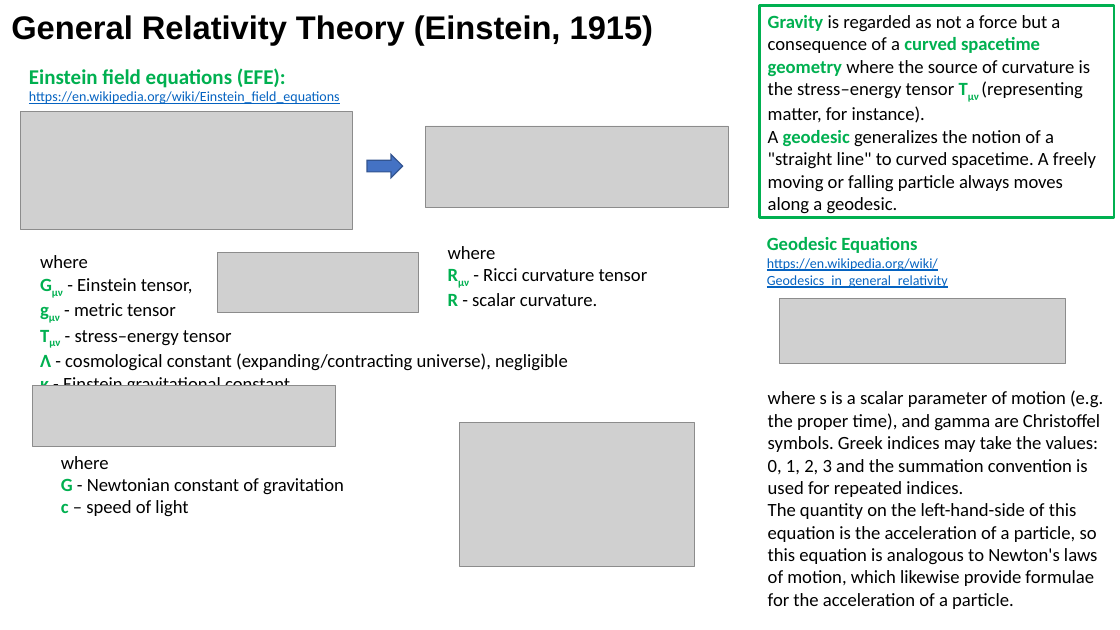
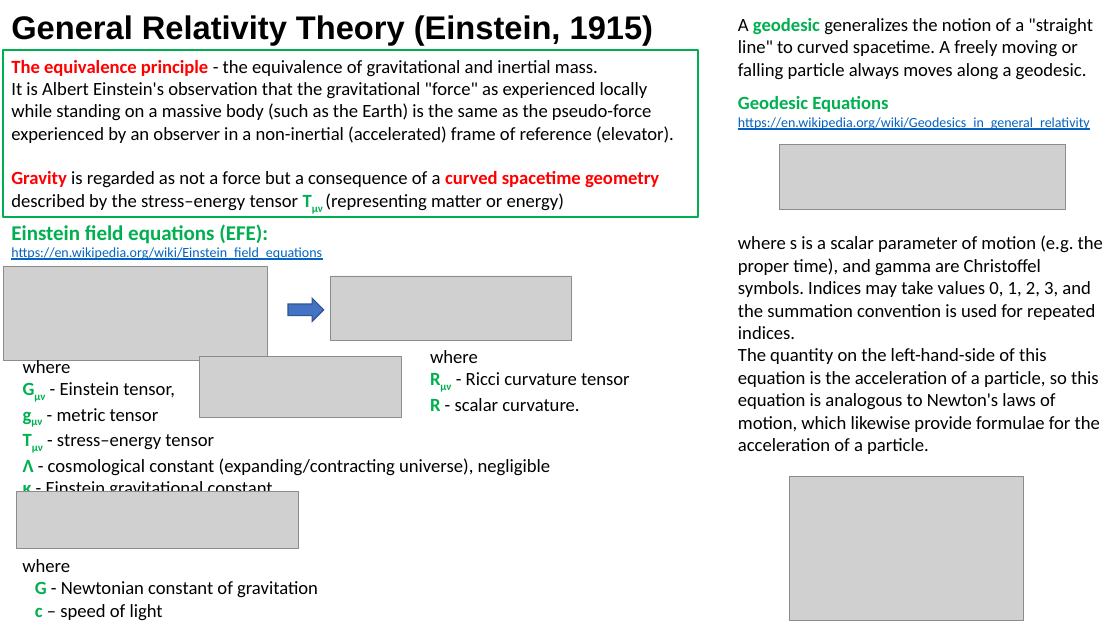
Before and after one commit to lselector/misc, a slide deck: slide 2 of Relativity.pptx. Drawn at 1120x630 pixels with LibreOffice and Linux fonts; fonts in the diff are those of the drawing; grey boxes stand for pictures. Boxes give left, top, right and bottom in pixels: in the first picture for what was removed or moved away, otherwise in the second. Text is boxed around its words. In the diff, an @@ line names an element or a change of style, - is before the commit and + after.

```diff
--- a/Relativity.pptx
+++ b/Relativity.pptx
@@ text "A geodesic generalizes the notion ...": place and size @@
-text "A geodesic generalizes the notion ..." at [767,237,948,288]
+text "A geodesic generalizes the notion ..." at [738,18,1093,130]
@@ text at [738,18,1093,80]: paragraph added @@
+A geodesic generalizes the notion of a "straight line" to curved spacetime. A freely moving or falling particle always moves along a geodesic.
@@ rectangle "The equivalence principle - the ...": place and size @@
-rectangle "The equivalence principle - the ..." at [760,6,1114,218]
+rectangle "The equivalence principle - the ..." at [3,50,699,218]
@@ text in rectangle at [11,60,674,211]: text changed @@
-Gravity is regarded as not a force but a consequence of a curved spacetime geometry where the source of curvature is the stress–energy tensor Tμν (representing matter, for instance).
-A geodesic generalizes the notion of a "straight line" to curved spacetime. A freely moving or falling particle always moves along a geodesic.
+The equivalence principle - the equivalence of gravitational and inertial mass.
+It is Albert Einstein's observation that the gravitational "force" as experienced locally while standing on a massive body (such as the Earth) is the same as the pseudo-force experienced by an observer in a non-inertial (accelerated) frame of reference (elevator).
+Gravity is regarded as not a force but a consequence of a curved spacetime geometry described by the stress–energy tensor Tμν (representing matter or energy)
@@ picture removed at [21,111,352,229] @@
@@ picture: place and size @@
-picture at [780,299,1066,364]
+picture at [780,145,1066,209]
@@ text "Einstein field equations (EFE):": place and size @@
-text "Einstein field equations (EFE):" at [29,68,286,88]
+text "Einstein field equations (EFE):" at [11,224,268,244]
@@ text "https://en.wikipedia.org/wiki/Einstein_field_equations": place and size @@
-text "https://en.wikipedia.org/wiki/Einstein_field_equations" at [29,91,340,104]
+text "https://en.wikipedia.org/wiki/Einstein_field_equations" at [11,247,322,260]
@@ text "where s is a scalar ...": place and size @@
-text "where s is a scalar ..." at [768,390,1103,609]
+text "where s is a scalar ..." at [738,235,1103,454]
@@ text at [738,235,1103,339]: text changed @@
-where s is a scalar parameter of motion (e.g. the proper time), and gamma are Christoffel symbols. Greek indices may take the values: 0, 1, 2, 3 and the summation convention is used for repeated indices.
+where s is a scalar parameter of motion (e.g. the proper time), and gamma are Christoffel symbols. Indices may take values 0, 1, 2, 3, and the summation convention is used for repeated indices.
@@ picture added at [3,267,268,361] @@
@@ right arrow: place and size @@
-right arrow at [367,155,402,178]
+right arrow at [288,298,323,322]
@@ picture: place and size @@
-picture at [426,126,728,208]
+picture at [330,276,571,341]
@@ text "where": place and size @@
-text "where" at [40,255,568,386]
+text "where" at [23,358,551,492]
@@ picture: place and size @@
-picture at [218,253,419,313]
+picture at [200,357,402,418]
@@ text "where": place and size @@
-text "where" at [448,246,648,306]
+text "where" at [430,350,630,411]
@@ picture removed at [33,386,335,447] @@
@@ picture: place and size @@
-picture at [460,423,694,567]
+picture at [789,476,1023,621]
@@ picture added at [16,492,297,549] @@
@@ text "where" rewrapped from [61,456,344,517] to [22,559,318,621] @@
```
Also in this commit, not shown: 1 other slide changed.
